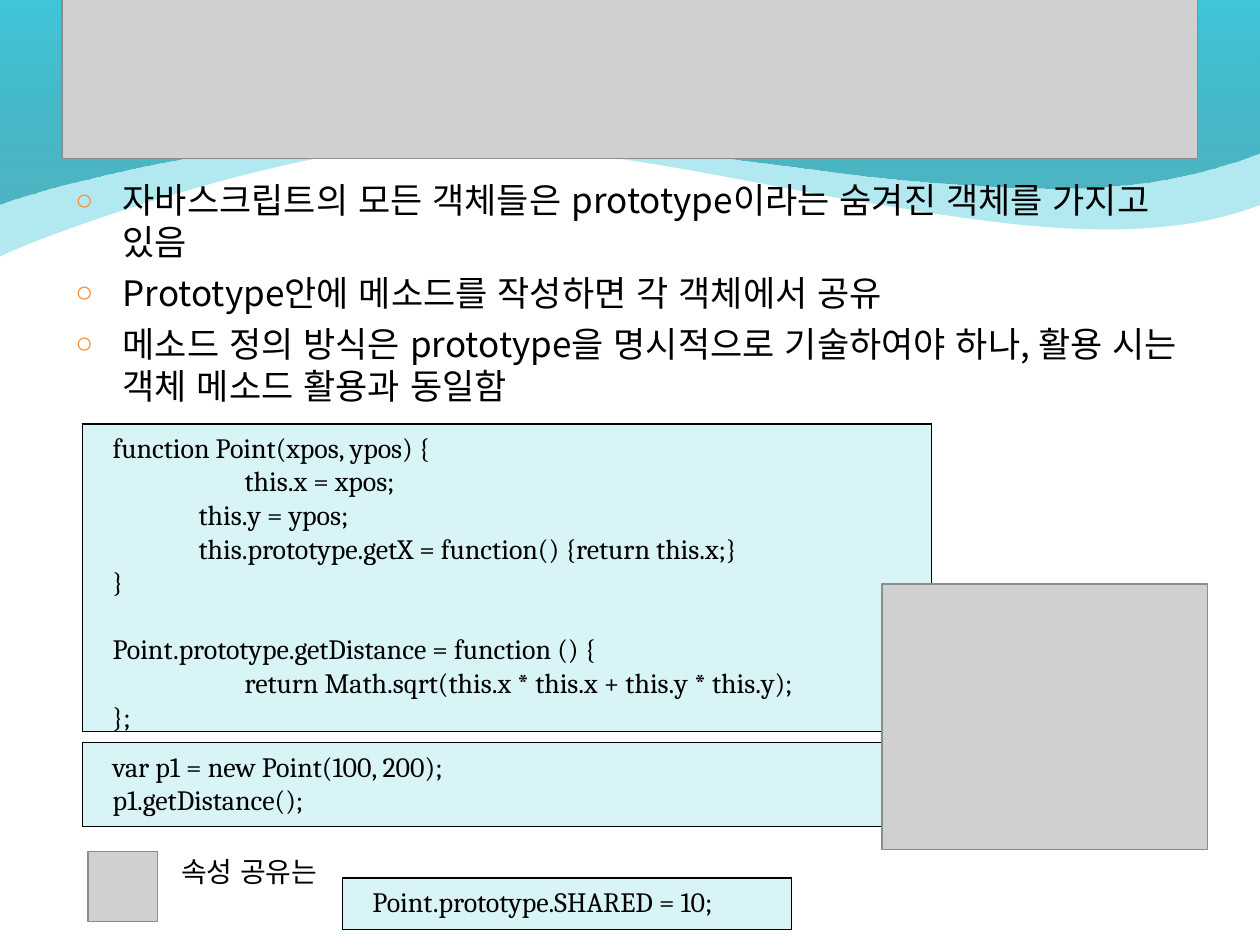
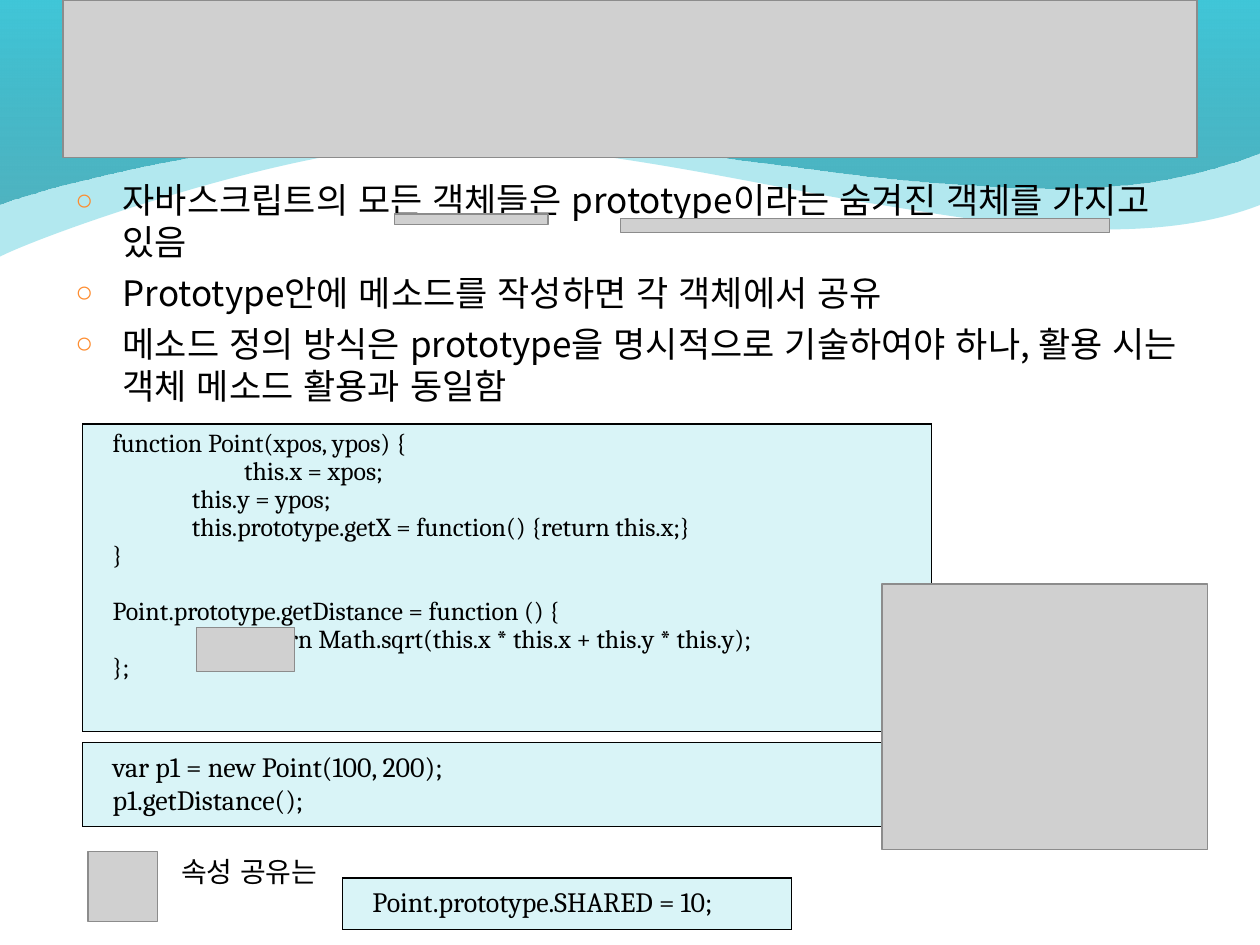
Before and after one commit to rkdntm1/WebStudy_Kosmo, a slide deck: slide 10 of html_ppt/Chap9-자바스크립트 객체.ppt. Drawn at 1260x945 pixels with LibreOffice and Linux fonts; fonts in the diff are those of the drawing; grey boxes stand for pictures; background and template pictures are left out. Boxes give left, top, right and bottom in pixels: in the first picture for what was removed or moved away, otherwise in the second. Text is boxed around its words. In the diff, an @@ line names an element or a change of style, - is before the commit and + after.

```diff
--- a/html_ppt/Chap9-자바스크립트 객체.ppt
+++ b/html_ppt/Chap9-자바스크립트 객체.ppt
@@ picture added at bbox=[394, 214, 548, 226] @@
@@ picture added at bbox=[621, 218, 1110, 232] @@
@@ rectangle "function Point(xpos, ypos) {" at bbox=[83, 423, 932, 731]: size 16 to 14.8 pt; line spacing 1 to 0.9 @@
@@ picture added at bbox=[197, 627, 295, 672] @@
```
Also in this commit, not shown: 16 other slides changed, 19 other files.
